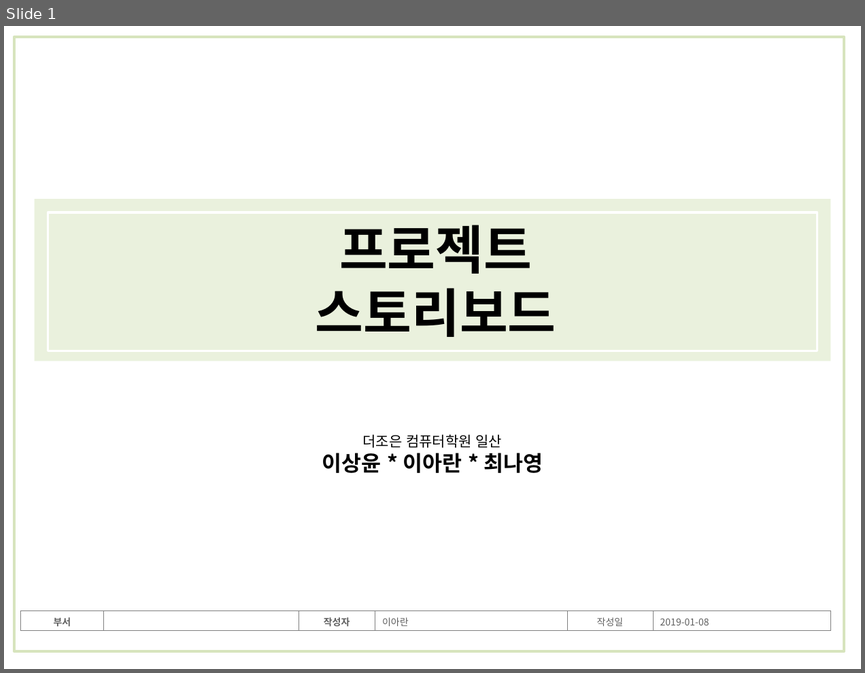
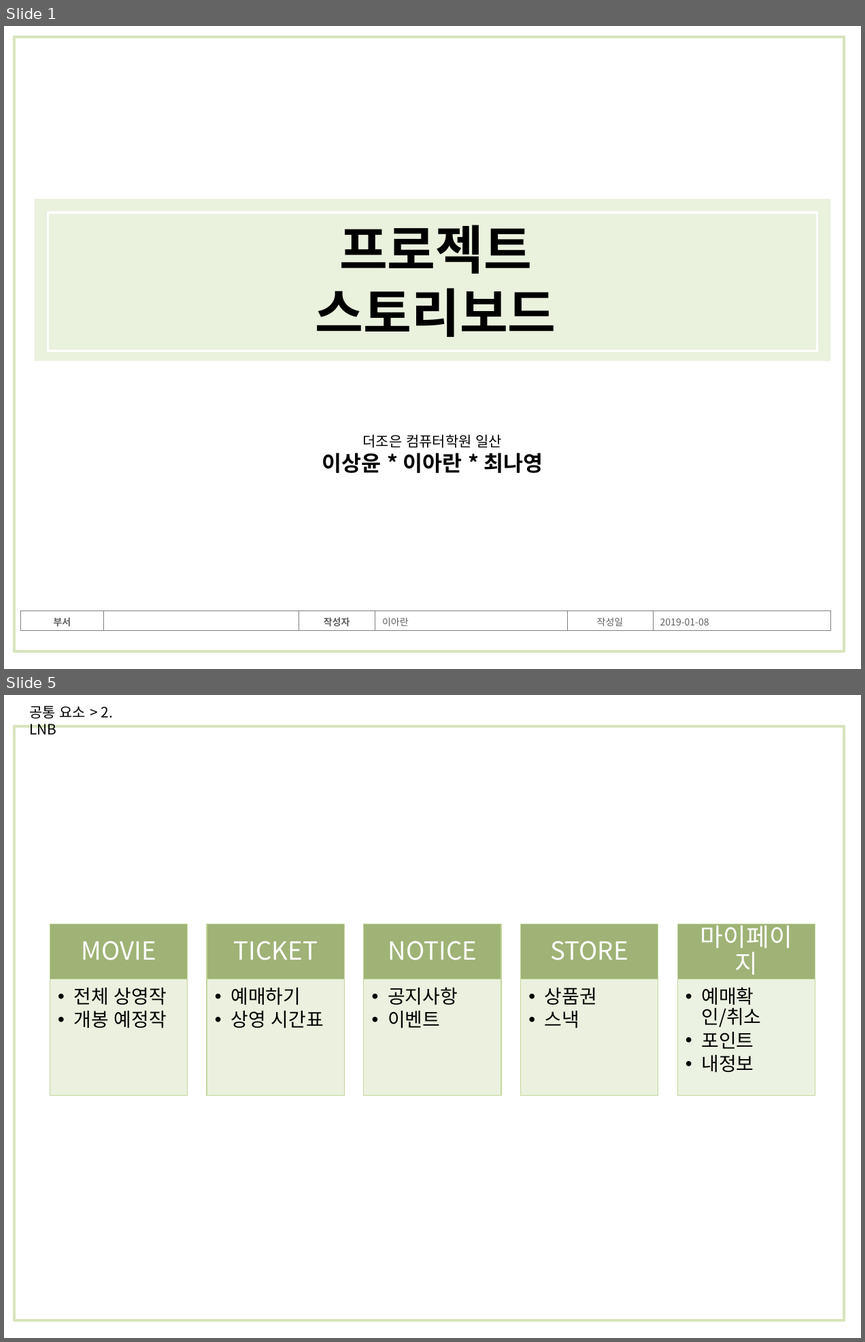
Before and after one commit to mingu-seo/java1, a slide deck: plan/영화-사용자.pptx. Shown one above the other, each under a label of ours: slide 1 before the commit, slides 1 and 5 after it; the slides between them are not shown. The pictures are 865x673 and 865x1342 pixels, drawn with LibreOffice and Linux fonts; fonts in the diff are those of the drawing. Boxes give left, top, right and bottom in pixels: in the first picture for what was removed or moved away, otherwise in the second. Text is boxed around its words. In the diff, an @@ line names an element or a change of style, - is before the commit and + after.

Commit message:
컨텐츠 공통요소 까지

```diff
--- a/plan/영화-사용자.pptx
+++ b/plan/영화-사용자.pptx
@@ slide 5 added at (4,695,861,1338), background #FFFFFF @@
@@ text added at (29,706,113,734), 12 pt, text #000000 @@
+공통 요소 > 2. LNB
@@ rectangle added at (14,726,844,1320), outline #D7E4BD 2 pt @@
@@ group added at (50,921,815,1095): 10 rectangles, 10 texts @@
+MOVIE
+  •• 전체 상영작
+  •• 개봉 예정작
+TICKET
+  •• 예매하기
+  •• 상영 시간표
+NOTICE
+  •• 공지사항
+  •• 이벤트
+STORE
+  •• 상품권
+  •• 스낵
+마이페이지
+  •• 예매확인/취소
+  •• 포인트
+  •• 내정보
```
Also in this commit, not shown: 1 slide changed, 2 other slides added.
